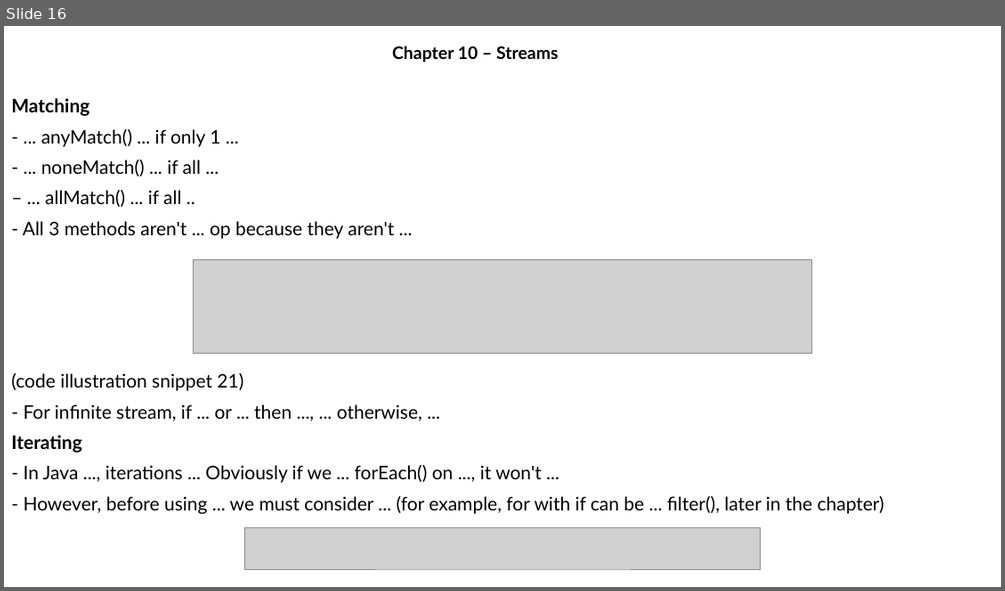
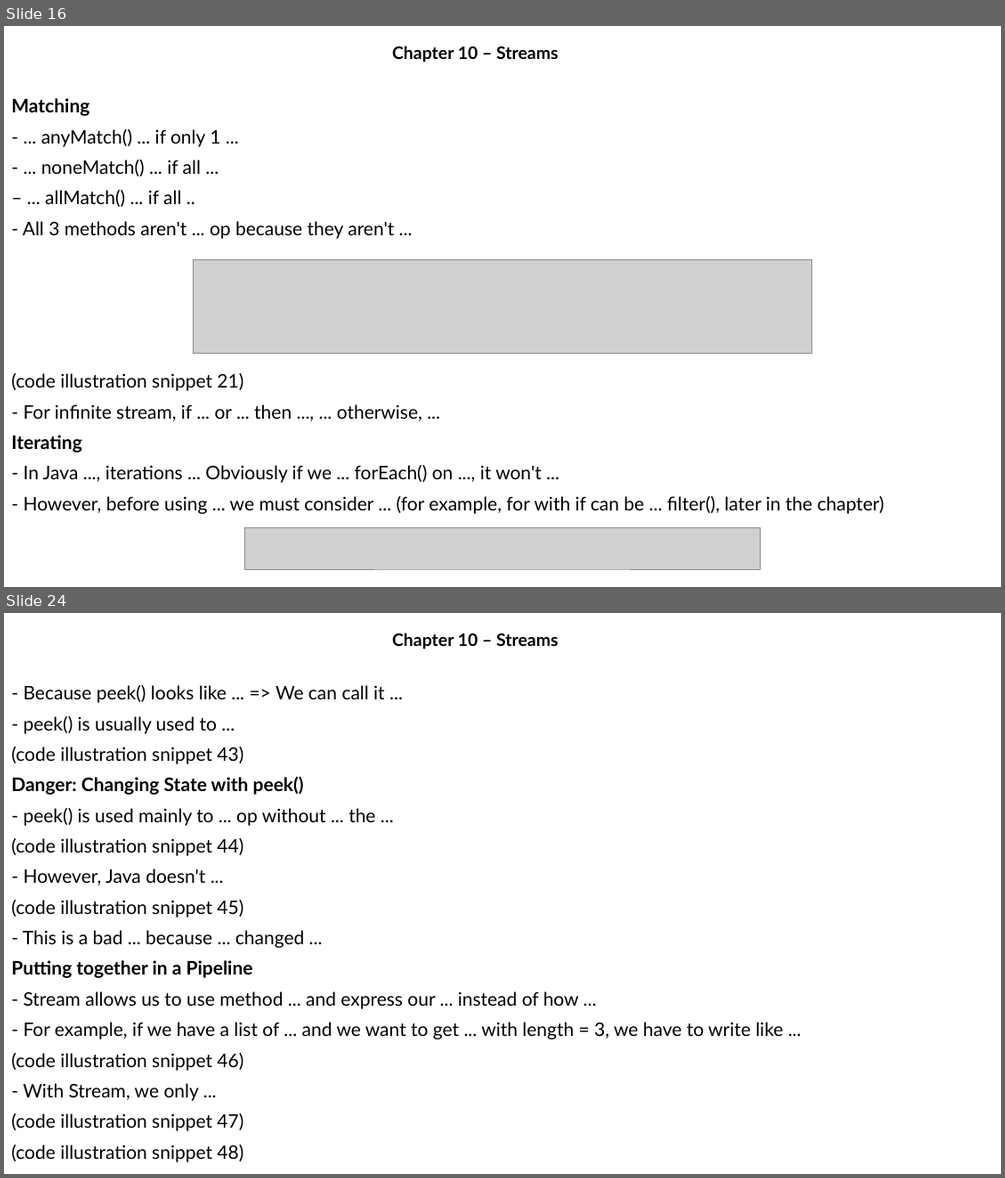
Before and after one commit to MaiDinhVinh/CS-Java, a slide deck: OCP17/Chapter 10 - Streams.pptx. Shown one above the other, each under a label of ours: slide 16 before the commit, slides 16 and 24 after it; the slides between them are not shown. The pictures are 1005x591 and 1005x1178 pixels, drawn with LibreOffice and Linux fonts; fonts in the diff are those of the drawing; grey boxes stand for pictures. Boxes give left, top, right and bottom in pixels: in the first picture for what was removed or moved away, otherwise in the second. Text is boxed around its words. In the diff, an @@ line names an element or a change of style, - is before the commit and + after.

```diff
--- a/OCP17/Chapter 10 - Streams.pptx
+++ b/OCP17/Chapter 10 - Streams.pptx
@@ slide 24 added at (x1=4, y1=613, x2=1001, y2=1174), background #FFFFFF @@
@@ subtitle added at (x1=392, y1=633, x2=558, y2=649), 16.6 pt, text #000000, bold @@
+Chapter 10 – Streams
@@ text added at (x1=11, y1=685, x2=783, y2=1162), 18 pt, text #000000 @@
+- Because peek() looks like ... => We can call it ...
+- peek() is usually used to ...
+(code illustration snippet 43)
+Danger: Changing State with peek()
+- peek() is used mainly to ... op without ... the ...
+(code illustration snippet 44)
+- However, Java doesn't ...
+(code illustration snippet 45)
+- This is a bad ... because ... changed ...
+Putting together in a Pipeline
+- Stream allows us to use method ... and express our ... instead of how ...
+- For example, if we have a list of ... and we want to get ... with length = 3, we have to write like ...
+(code illustration snippet 46)
+- With Stream, we only ...
+(code illustration snippet 47)
+(code illustration snippet 48)
```
Also in this commit, not shown: 1 slide changed, 18 other slides added.
